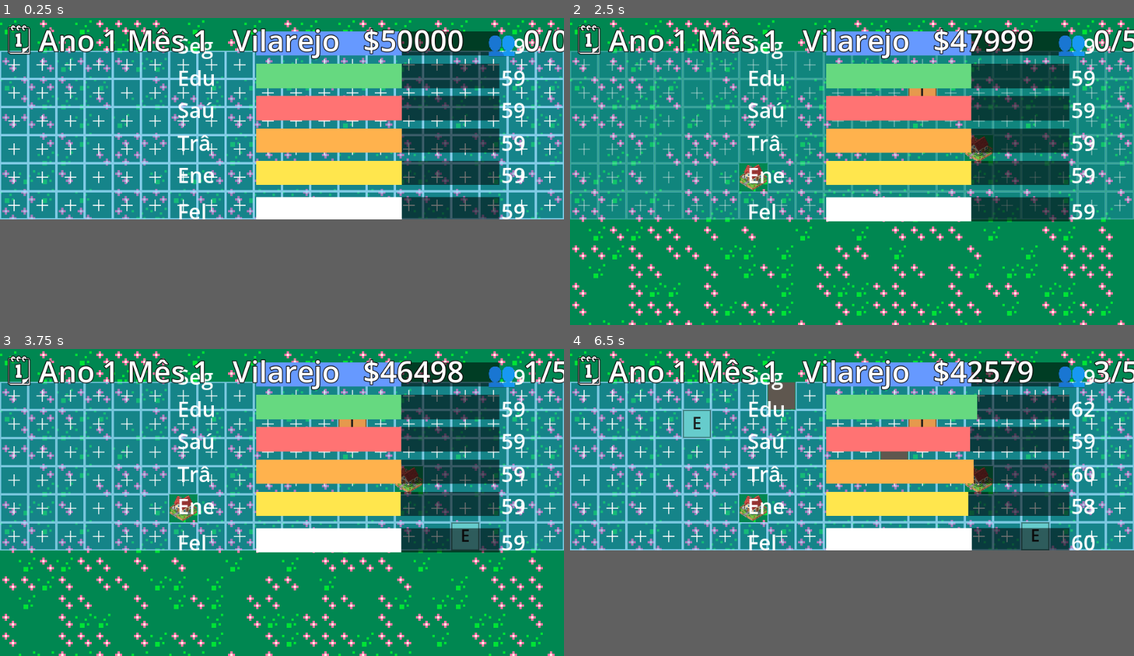
Above: before the commit, frames 1-4 (two rows, left to right).
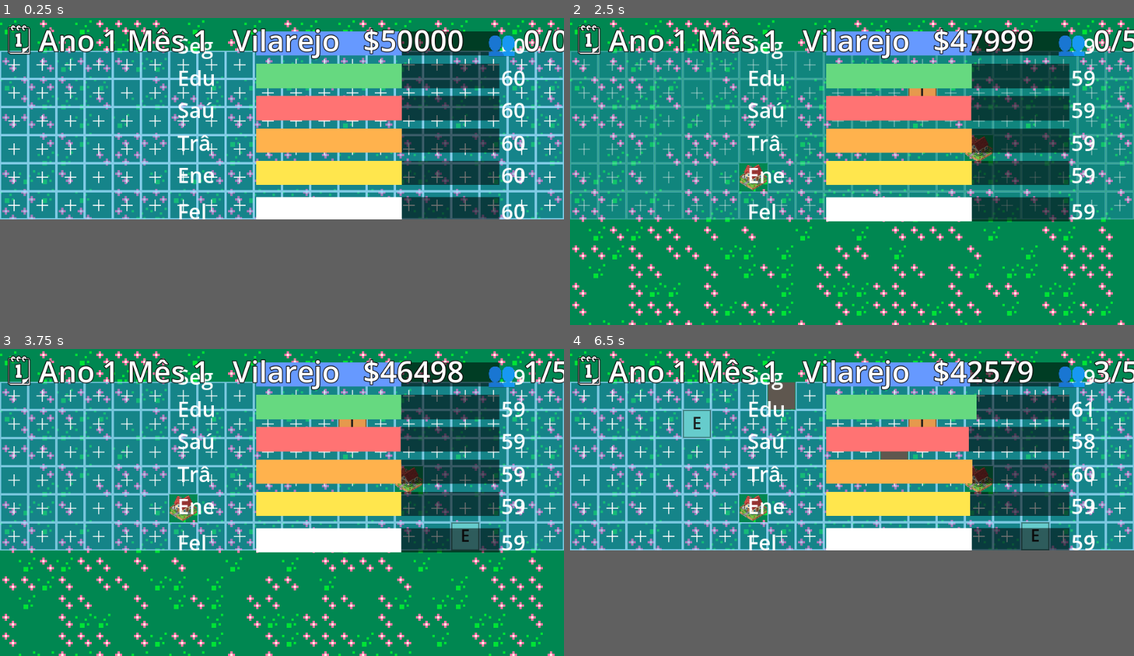
Above: after the commit, the same moments.

Repository: andrewsmedina/yourcity
Game: Godot game, scene res://scenes/main.tscn
Two runs of this game, one before a commit and one after it. Both use one fixed random seed, a clock stepped at 60 frames per second and the inputs below.
Inputs (mouse positions are in pixels of both pictures, inside the frame that each line leads up to):
- Up to frame 1 (0.25 s): no input
- Up to frame 2 (2.5 s): tap Enter at 0.5 s; move the mouse to (976, 110) at 0.52 s; tap 1 at 0.6 s; click (976, 110) at 0.67 s; tap Space at 0.77, 1.25 s; drag from (739, 128) to (823, 159) at 1.27 s; move the mouse to (908, 73) at 2.02 s; tap 3 at 2.1 s; click (908, 73) at 2.17 s
- Up to frame 3 (3.75 s): drag from (253, 490) to (112, 419) at 2.77 s; move the mouse to (451, 481) at 3.52 s; tap 5 at 3.6 s; click (451, 481) at 3.67 s
- Up to frame 4 (6.5 s): tap Space at 3.77 s; drag from (682, 419) to (767, 398) at 4.27 s; move the mouse to (880, 450) at 5.02 s; tap 7 at 5.1 s; click (880, 450) at 5.17 s; drag from (767, 398) to (739, 459) at 5.77 s

The runs differ from the first frame. In frame 1, 0.4% of the frame differs, in the area x 88-93%, y 6-66%; in frame 2, less than 0.1%; in frame 3, less than 0.1%; in frame 4, 0.3%.

Commit message:
Indicators driven by demand (city size), not time decay
Replace the flat per-second decay with a supply-vs-demand model: each
indicator's demand grows with the building count and supply comes from the
matching service (~1 service per 16 buildings). An empty city stays stable;
the bigger the city, the more services it needs or indicators fall toward a
crisis. Energy and industry-on-health fold into the same model. Tests updated.

Co-Authored-By: Claude Opus 4.8 (1M context) <noreply@anthropic.com>

Diff:
--- a/scripts/sim/city_sim.gd
+++ b/scripts/sim/city_sim.gd
@@ -109,12 +109,13 @@
 }
 
 # --- Indicators ---
-const INDICATOR_START := 60.0  # a fresh city starts stable, not yet booming
-const BASE_DECAY := 0.05               # -1 point / 20s
-const SERVICE_BOOST := 0.5             # +0.5/s per matching service
-const INDUSTRY_HEALTH_PENALTY := 0.1   # extra health decay per industrial zone
-const ENERGY_DEMAND := 0.05            # extra energy decay per consuming building
-const ENERGY_SUPPLY := 0.6             # energy gain per power plant
+const INDICATOR_START := 60.0  # a fresh city starts stable
+# Indicators follow supply vs demand (no decay by time): demand grows with the
+# number of buildings, supply comes from the matching service. With these
+# values one service covers ~16 buildings.
+const SERVICE_BOOST := 0.5             # indicator supply per matching service
+const DEMAND_PER_BUILDING := 0.03      # indicator demand per built lot
+const INDUSTRY_HEALTH_PENALTY := 0.1   # extra health demand per industrial zone
 
 # --- Happiness thresholds ---
 const HAPPY_HIGH := 70.0
@@ -234,6 +235,14 @@
 			n += 1
 	return n
 
+## Total built lots — the demand driver for every indicator.
+func building_count() -> int:
+	var n := 0
+	for s in slots:
+		if s != null:
+			n += 1
+	return n
+
 ## Maximum residents the city can house (sum of residential lot capacities).
 func housing_capacity() -> float:
 	return zone_count(Zone.RESIDENTIAL) * RESIDENTIAL_CAPACITY
@@ -385,23 +394,12 @@
 	upkeep_per_sec = upkeep
 
 func _indicator_rate(ind: Indicator) -> float:
-	if ind == Indicator.ENERGY:
-		# Energy is generated by power plants and consumed by every other
-		# building, so it drains faster the bigger the city gets (#22).
-		return zone_count(Zone.POWER) * ENERGY_SUPPLY \
-			- (BASE_DECAY + _consuming_count() * ENERGY_DEMAND)
-	var boost := zone_count(SERVICE_FOR[ind]) * SERVICE_BOOST
-	var decay := BASE_DECAY
+	# Supply from the matching service vs demand that scales with city size.
+	var supply := zone_count(SERVICE_FOR[ind]) * SERVICE_BOOST
+	var demand := building_count() * DEMAND_PER_BUILDING
 	if ind == Indicator.HEALTH:
-		decay += zone_count(Zone.INDUSTRIAL) * INDUSTRY_HEALTH_PENALTY
-	return boost - decay
-
-func _consuming_count() -> int:
-	var n := 0
-	for s in slots:
-		if s != null and s != Zone.POWER:
-			n += 1
-	return n
+		demand += zone_count(Zone.INDUSTRIAL) * INDUSTRY_HEALTH_PENALTY
+	return supply - demand
 
 func _revenue_factor() -> float:
 	var h := happiness()
--- a/tests/run_tests.gd
+++ b/tests/run_tests.gd
@@ -18,7 +18,7 @@
 	_test_grid_starts_full()
 	_test_indicators_start_at_default()
 	_test_happiness_is_average_of_indicators()
-	_test_indicators_decay_passively()
+	_test_indicators_react_to_demand()
 	_test_service_boosts_its_indicator()
 	_test_energy_drains_faster_with_more_zones()
 	_test_high_happiness_boosts_population()
@@ -115,22 +115,27 @@
 	var expected := (100.0 + 0.0 + start + start + start) / 5.0
 	_expect("happiness is the average of indicators", is_equal_approx(c.happiness(), expected))
 
-func _test_indicators_decay_passively() -> void:
-	var c := CitySim.new()
-	c.advance(10.0)
-	_expect("indicators decay passively",
-		is_equal_approx(c.indicators[CitySim.Indicator.SECURITY],
-			CitySim.INDICATOR_START - CitySim.BASE_DECAY * 10.0))
+func _test_indicators_react_to_demand() -> void:
+	var empty := CitySim.new(100000.0)
+	empty.advance(5.0)
+	var stable := is_equal_approx(empty.indicators[CitySim.Indicator.SECURITY], CitySim.INDICATOR_START)
+	var c := CitySim.new(100000.0)
+	for i in 5:
+		c.build(CitySim.Zone.COMMERCIAL, i)  # demand, but no police
+	c.advance(1.0)
+	var sec: float = c.indicators[CitySim.Indicator.SECURITY]
+	var fell := sec < CitySim.INDICATOR_START
+	_expect("indicators stable when empty, fall under demand", stable and fell)
 
 func _test_service_boosts_its_indicator() -> void:
 	var c := CitySim.new(10000.0)
 	c.population = 500.0  # unlock POLICE (Small Town)
 	c.build(CitySim.Zone.POLICE, 0)
 	c.advance(1.0)
-	# +SERVICE_BOOST from police, -BASE_DECAY passive.
+	# +SERVICE_BOOST supply, minus the demand of the one building (the police).
 	_expect("a service boosts its indicator",
 		is_equal_approx(c.indicators[CitySim.Indicator.SECURITY],
-			CitySim.INDICATOR_START + CitySim.SERVICE_BOOST - CitySim.BASE_DECAY))
+			CitySim.INDICATOR_START + CitySim.SERVICE_BOOST - CitySim.DEMAND_PER_BUILDING))
 
 func _test_energy_drains_faster_with_more_zones() -> void:
 	var quiet := CitySim.new(10000.0)
@@ -214,8 +219,8 @@
 	c.advance(1.0)  # active blackout drags every indicator down extra
 	var sec_after: float = c.indicators[CitySim.Indicator.SECURITY]
 	var drop := sec_before - sec_after
-	_expect("blackout decays all indicators faster than normal",
-		drop > CitySim.BASE_DECAY + 0.0001)
+	# With no buildings there's no demand, so any drop comes from the blackout.
+	_expect("blackout decays all indicators", drop > 0.05)
 
 func _test_population_capped_by_housing() -> void:
 	var c := CitySim.new(10000.0)
